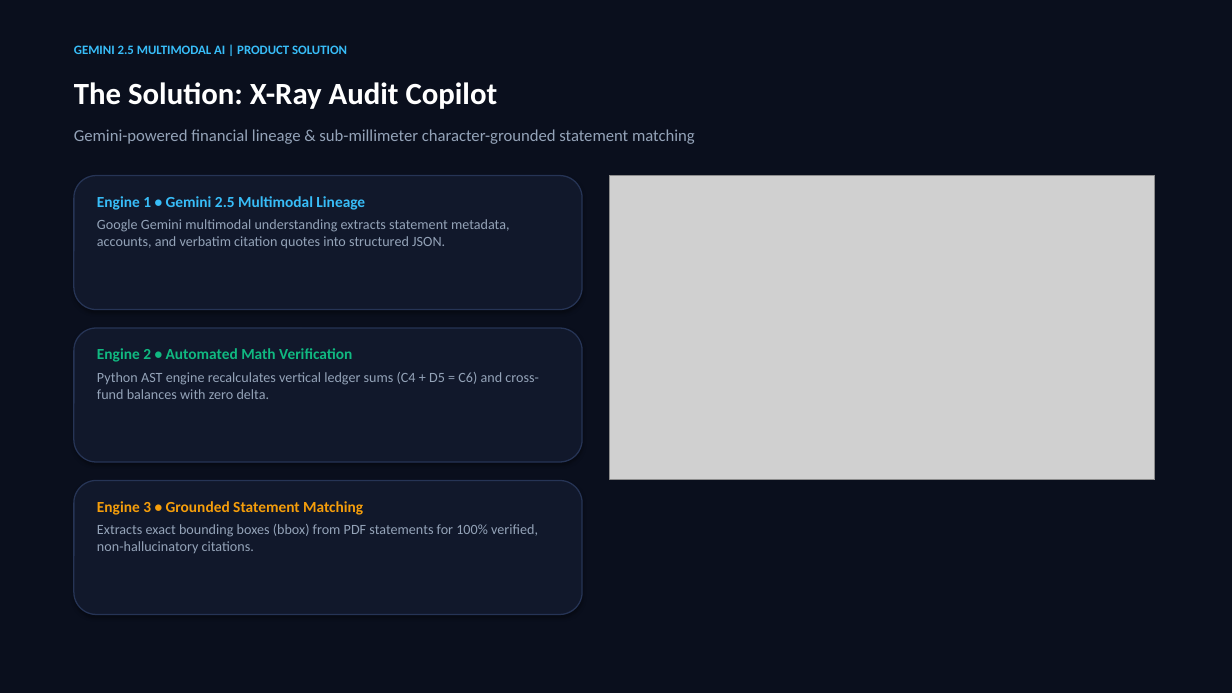
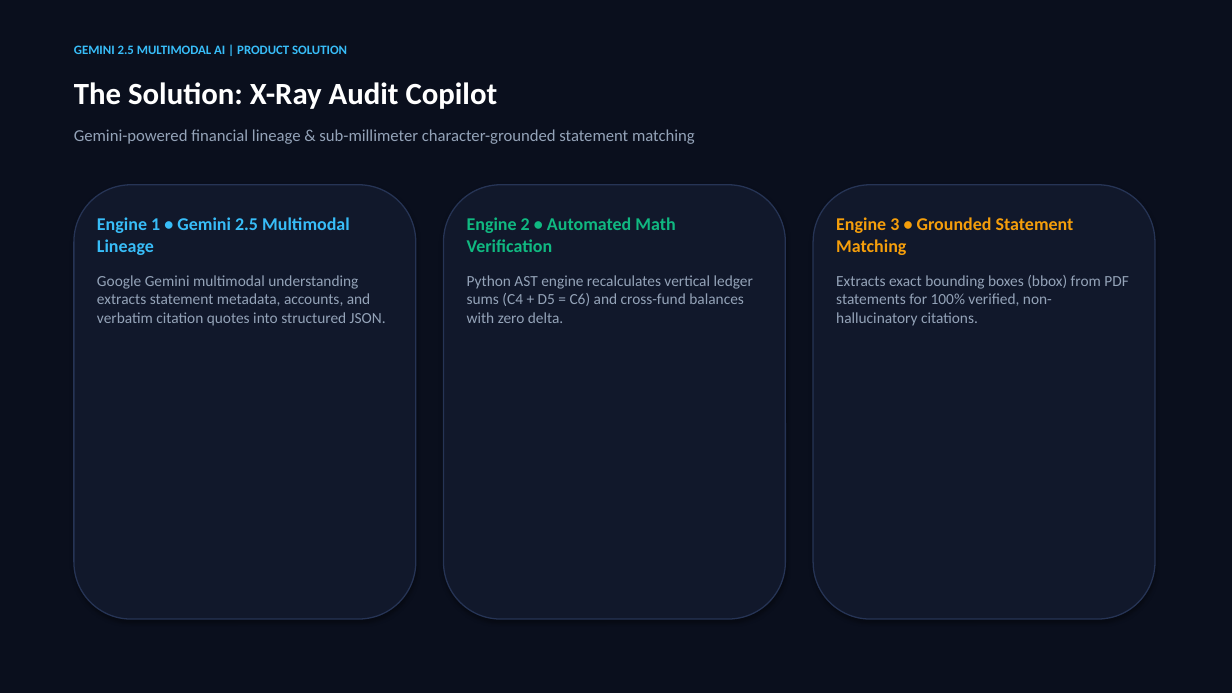
Before and after one commit to prkshverma09/audit-copilot, a slide deck: slide 2 of presentation/X-Ray_Audit_Copilot_Demo_Slides.pptx. Drawn at 1232x693 pixels with LibreOffice and Linux fonts; fonts in the diff are those of the drawing; grey boxes stand for pictures. Boxes give left, top, right and bottom in pixels: in the first picture for what was removed or moved away, otherwise in the second. Text is boxed around its words. In the diff, an @@ line names an element or a change of style, - is before the commit and + after.

```diff
--- a/presentation/X-Ray_Audit_Copilot_Demo_Slides.pptx
+++ b/presentation/X-Ray_Audit_Copilot_Demo_Slides.pptx
@@ picture removed at (x1=610, y1=176, x2=1155, y2=480) @@
@@ rounded rectangle resized from (x1=74, y1=176, x2=582, y2=310) to (x1=74, y1=185, x2=416, y2=619) @@
@@ rounded rectangle resized from (x1=74, y1=328, x2=582, y2=462) to (x1=444, y1=185, x2=786, y2=619) @@
@@ rounded rectangle resized from (x1=74, y1=481, x2=582, y2=615) to (x1=813, y1=185, x2=1155, y2=619) @@
@@ text "Engine 1 • Gemini 2.5 ..." moved from (x1=97, y1=196, x2=510, y2=248) to (x1=97, y1=217, x2=386, y2=326) @@
@@ text "Engine 1 • Gemini 2.5 ..." at (x1=97, y1=217, x2=386, y2=326): size 12 to 14 pt in "Engine 1 • Gemini 2.5 Multimodal Lineage"; size 11 to 12 pt in "Google Gemini multimodal understanding extracts statement me ..."; more space between paragraphs @@
@@ text "Engine 2 • Automated Math ..." moved from (x1=97, y1=348, x2=539, y2=399) to (x1=467, y1=217, x2=753, y2=323) @@
@@ text "Engine 2 • Automated Math ..." at (x1=467, y1=217, x2=753, y2=323): size 12 to 14 pt in "Engine 2 • Automated Math Verification"; size 11 to 12 pt in "Python AST engine recalculates vertical ledger sums ..."; more space between paragraphs @@
@@ text "Engine 3 • Grounded Statement ..." moved from (x1=97, y1=501, x2=538, y2=553) to (x1=836, y1=217, x2=1128, y2=326) @@
@@ text "Engine 3 • Grounded Statement ..." at (x1=836, y1=217, x2=1128, y2=326): size 12 to 14 pt in "Engine 3 • Grounded Statement Matching"; size 11 to 12 pt in "Extracts exact bounding boxes (bbox) from PDF ..."; more space between paragraphs @@
```
Also in this commit, not shown: 2 other files.
